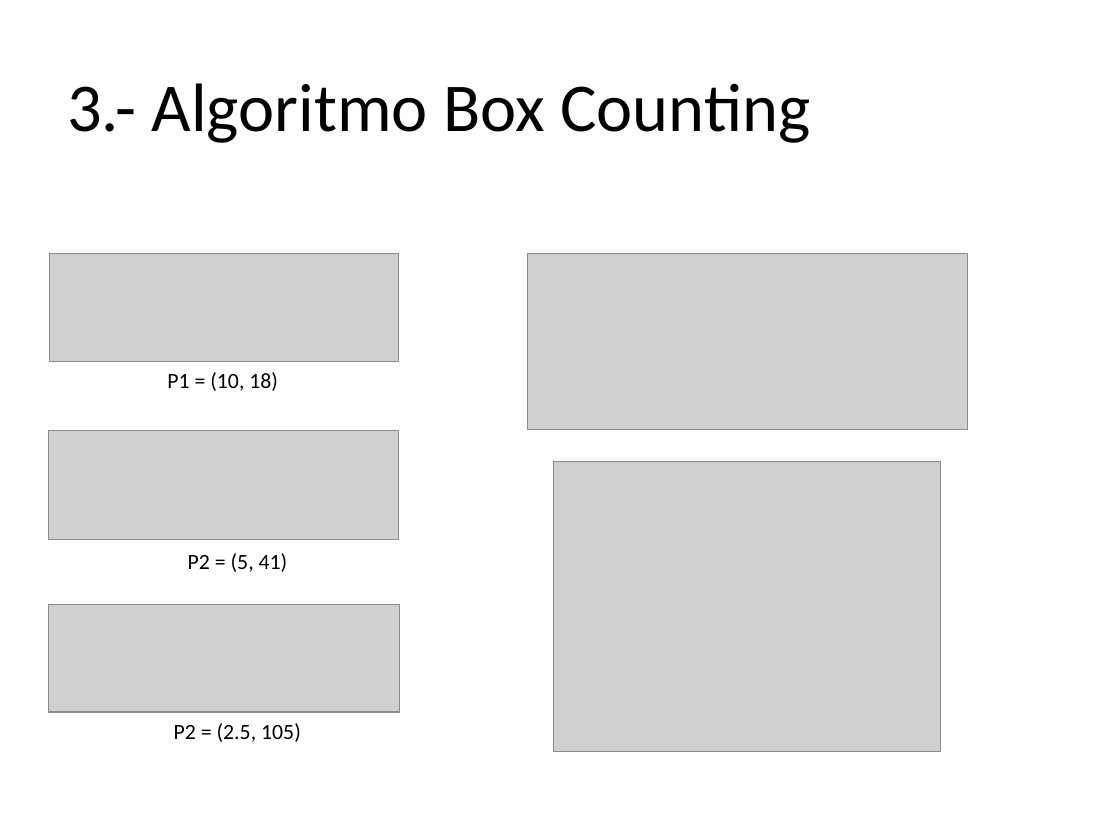
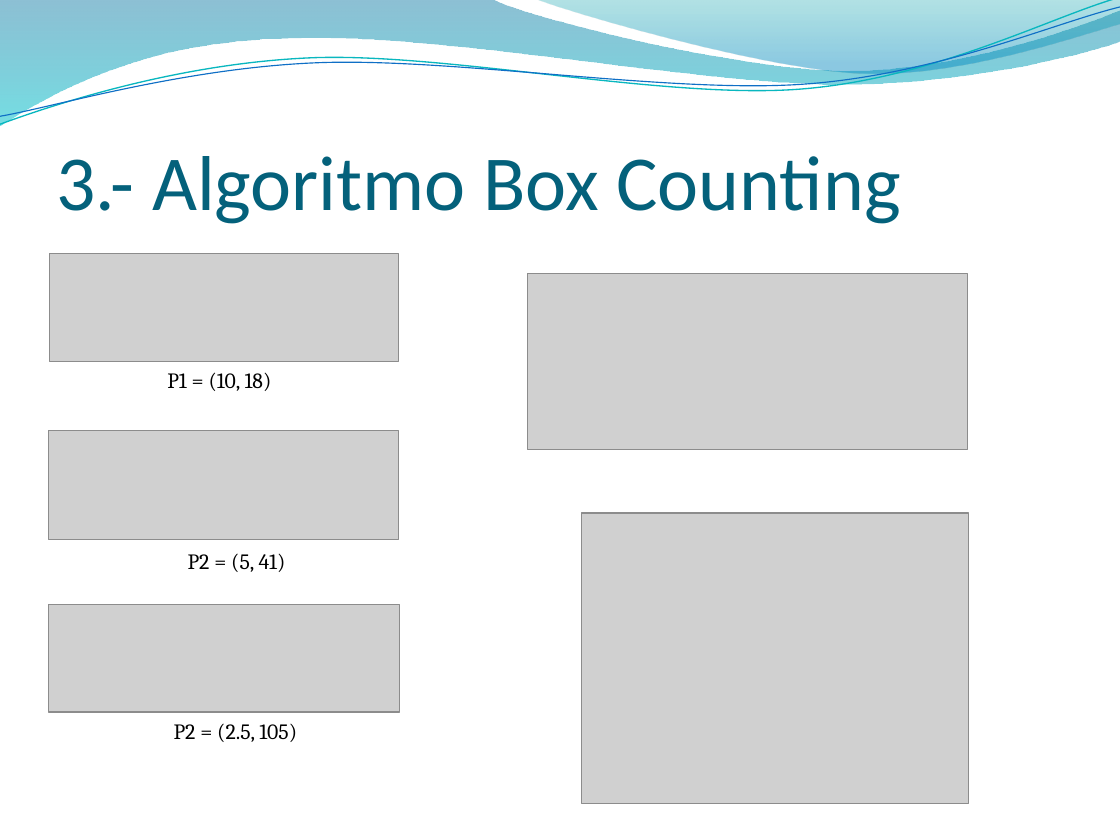
Before and after one commit to givorra/TFG, a slide deck: slide 9 of doc/presentacion.pptx (slide 5 before the commit). Drawn at 1120x840 pixels with LibreOffice and Linux fonts; fonts in the diff are those of the drawing; grey boxes stand for pictures; background and template pictures are left out. Boxes give left, top, right and bottom in pixels: in the first picture for what was removed or moved away, otherwise in the second. Text is boxed around its words. In the diff, an @@ line names an element or a change of style, - is before the commit and + after.

```diff
--- a/doc/presentacion.pptx
+++ b/doc/presentacion.pptx
@@ freeform shape added at box(0, 0, 1120, 127), fill gradient #0074A1 to #00C6CF @@
@@ freeform shape added at box(0, 0, 1120, 131), outline #0AB8BF 0.85 pt @@
@@ freeform shape added at box(0, 7, 1120, 125), outline #0F6FC6 0.75 pt @@
@@ freeform shape added at box(536, 0, 1120, 77), fill gradient #00A1A9 to #008BBF @@
@@ title "3.- Algoritmo Box Counting": place and size @@
-title "3.- Algoritmo Box Counting" at box(67, 83, 810, 143)
+title "3.- Algoritmo Box Counting" at box(56, 156, 901, 224)
@@ title "3.- Algoritmo Box Counting" at box(56, 156, 901, 224): size 44 to 50 pt, text colour #000000 to #04617B; vertical alignment middle to bottom @@
@@ picture: place and size @@
-picture at box(528, 254, 968, 430)
+picture at box(528, 273, 968, 449)
@@ picture: place and size @@
-picture at box(553, 461, 941, 752)
+picture at box(581, 513, 969, 803)
@@ font Calibri to Cambria in 3 elements at box(167, 372, 272, 391), box(188, 553, 286, 572), box(174, 723, 297, 742) @@
```
Also in this commit, not shown: 4 other slides changed, 8 slides added.
